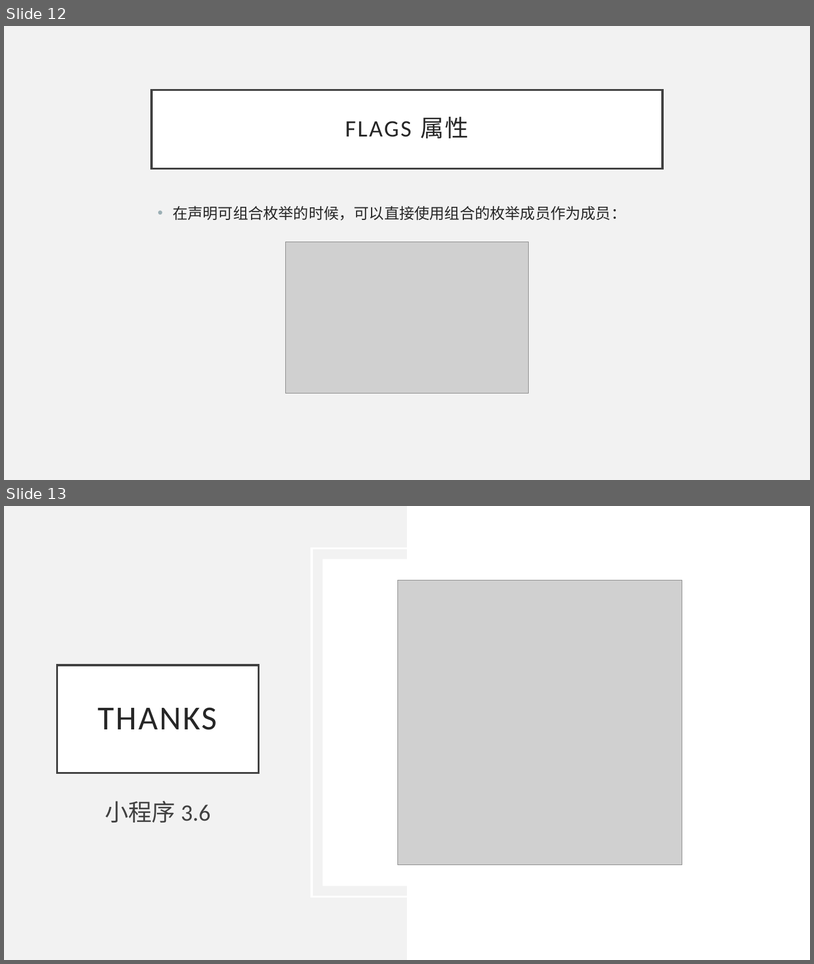
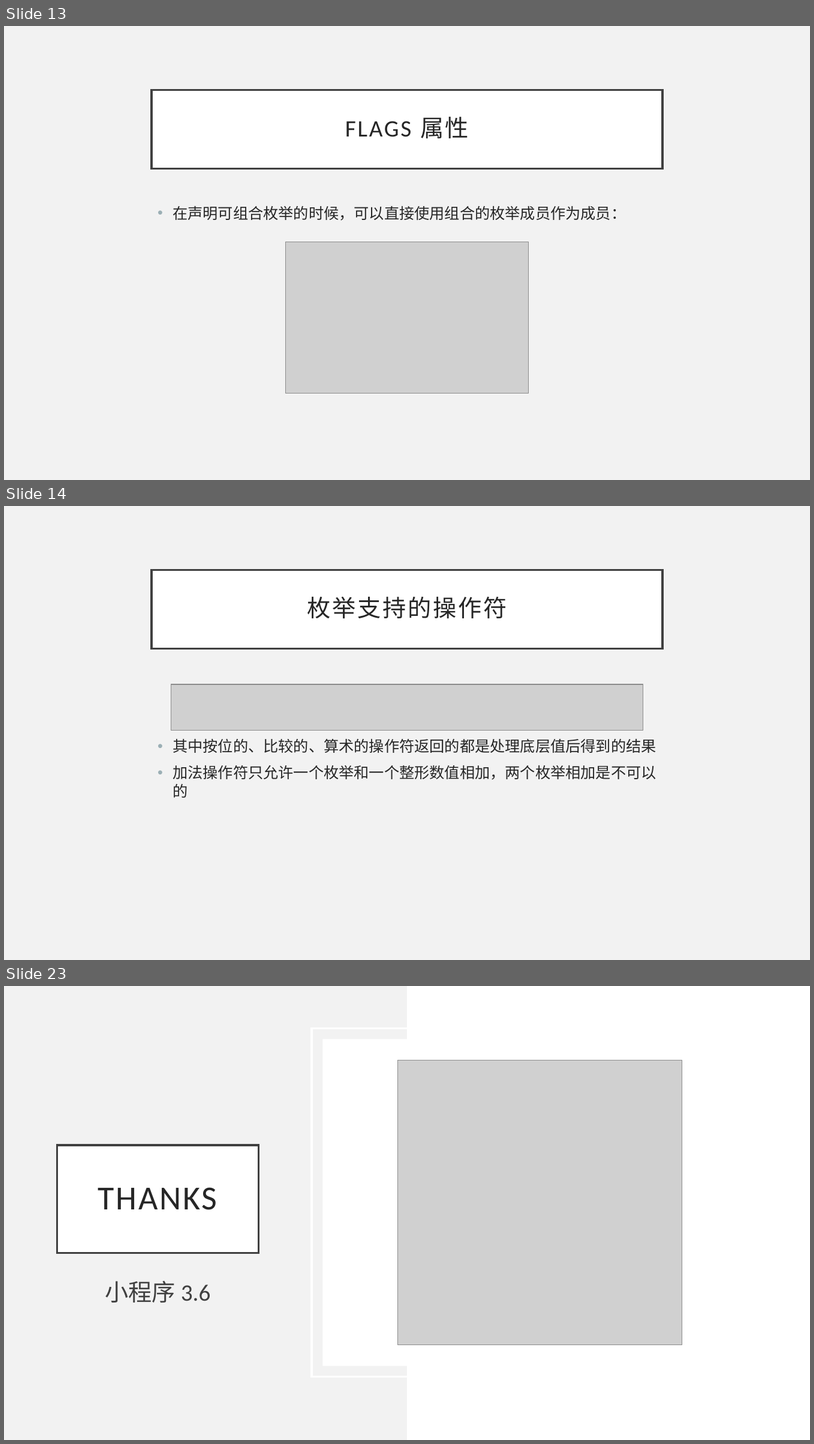
Before and after one commit to BillSon68/CSharp-Tutorial, a slide deck: Chapter 03/310 - 枚举和嵌套类型.pptx. Shown one above the other, each under a label of ours: slides 12 and 13 before the commit, slides 13, 14 and 23 after it; the slides between them are not shown. The pictures are 814x964 and 814x1444 pixels, drawn with LibreOffice and Linux fonts; fonts in the diff are those of the drawing; grey boxes stand for pictures. Boxes give left, top, right and bottom in pixels: in the first picture for what was removed or moved away, otherwise in the second. Text is boxed around its words. In the diff, an @@ line names an element or a change of style, - is before the commit and + after.

```diff
--- a/Chapter 03/310 - 枚举和嵌套类型.pptx
+++ b/Chapter 03/310 - 枚举和嵌套类型.pptx
@@ slide 14 added at <box>4,506,810,960</box>, background #F2F2F2 @@
@@ title added at <box>152,570,663,648</box>, fill #FFFFFF, outline #404040 2.5 pt, 28 pt, text #262626 @@
+枚举支持的操作符
@@ picture added at <box>171,684,644,730</box> @@
@@ text added at <box>173,738,656,798</box>, 18 pt, text #262626 @@
+• 其中按位的、比较的、算术的操作符返回的都是处理底层值后得到的结果
+• 加法操作符只允许一个枚举和一个整形数值相加，两个枚举相加是不可以的
@@ what was slide 12 is now slide 13 @@
@@ what was slide 13 is now slide 23 @@
```
Also in this commit, not shown: 1 slide changed, 9 other slides added, 2 other files.
